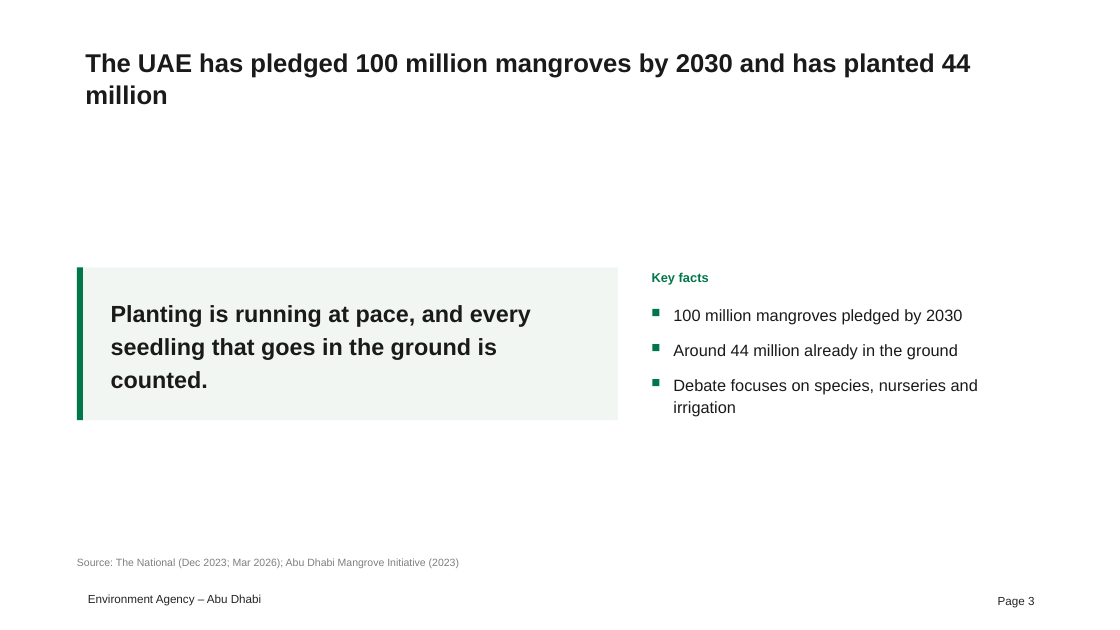
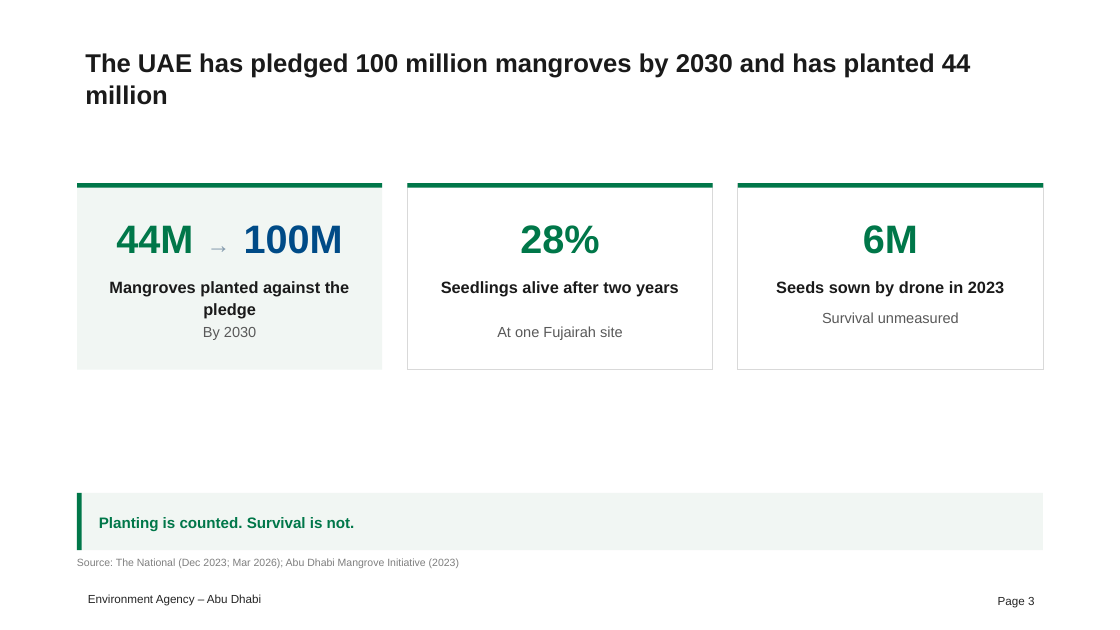
Before and after one commit to simonedoro/EAD_Presentation-development, a slide deck: slide 3 of starter-decks/04 Counting the canopy - starter deck.pptx. Drawn at 1120x630 pixels with LibreOffice and Linux fonts; fonts in the diff are those of the drawing; background and template pictures are left out. Boxes give left, top, right and bottom in pixels: in the first picture for what was removed or moved away, otherwise in the second. Text is boxed around its words. In the diff, an @@ line names an element or a change of style, - is before the commit and + after.

```diff
--- a/starter-decks/04 Counting the canopy - starter deck.pptx
+++ b/starter-decks/04 Counting the canopy - starter deck.pptx
@@ rectangle resized from (x1=77, y1=267, x2=618, y2=420) to (x1=77, y1=183, x2=382, y2=370) @@
@@ rectangle added at (x1=77, y1=183, x2=382, y2=188), fill #007749 @@
@@ rectangle added at (x1=408, y1=183, x2=712, y2=370), fill #FFFFFF, outline #D9D9D9 0.75 pt @@
@@ rectangle added at (x1=408, y1=183, x2=712, y2=188), fill #007749 @@
@@ rectangle added at (x1=738, y1=183, x2=1043, y2=370), fill #FFFFFF, outline #D9D9D9 0.75 pt @@
@@ rectangle added at (x1=738, y1=183, x2=1043, y2=188), fill #007749 @@
@@ text added at (x1=116, y1=225, x2=343, y2=254), 34 pt, text #004B87, bold @@
+44M → 100M
@@ text added at (x1=520, y1=225, x2=599, y2=254), 34 pt, text #007749, bold @@
+28%
@@ text added at (x1=863, y1=225, x2=918, y2=254), 34 pt, text #007749, bold @@
+6M
@@ rectangle removed at (x1=77, y1=267, x2=83, y2=420) @@
@@ text added at (x1=109, y1=281, x2=350, y2=318), 14 pt, text #1A1A1A, bold @@
+Mangroves planted against the pledge
@@ text added at (x1=441, y1=281, x2=679, y2=296), 14 pt, text #1A1A1A, bold @@
+Seedlings alive after two years
@@ text removed at (x1=652, y1=272, x2=709, y2=285) @@
-Key facts
@@ text added at (x1=776, y1=281, x2=1004, y2=296), 14 pt, text #1A1A1A, bold @@
+Seeds sown by drone in 2023
@@ text removed at (x1=111, y1=305, x2=531, y2=389) @@
-Planting is running at pace, and every seedling that goes in the ground is counted.
@@ text added at (x1=203, y1=327, x2=256, y2=340), 12.5 pt, text #595959 @@
+By 2030
@@ text added at (x1=497, y1=326, x2=623, y2=340), 12.5 pt, text #595959 @@
+At one Fujairah site
@@ rectangle removed at (x1=653, y1=309, x2=660, y2=317) @@
@@ text removed at (x1=673, y1=309, x2=962, y2=325) @@
-100 million mangroves pledged by 2030
@@ text added at (x1=822, y1=312, x2=959, y2=323), 12.5 pt, text #595959 @@
+Survival unmeasured
@@ rectangle removed at (x1=653, y1=344, x2=660, y2=352) @@
@@ text removed at (x1=673, y1=344, x2=958, y2=360) @@
-Around 44 million already in the ground
@@ rectangle removed at (x1=653, y1=379, x2=660, y2=386) @@
@@ text removed at (x1=673, y1=379, x2=978, y2=417) @@
-Debate focuses on species, nurseries and irrigation
@@ rectangle added at (x1=77, y1=493, x2=1044, y2=550), fill #F1F6F3 @@
@@ rectangle added at (x1=77, y1=493, x2=82, y2=550), fill #007749 @@
@@ text added at (x1=99, y1=517, x2=355, y2=532), 13 pt, text #007749, bold @@
+Planting is counted. Survival is not.
```
Also in this commit, not shown: 5 other slides changed, 21 other files.
